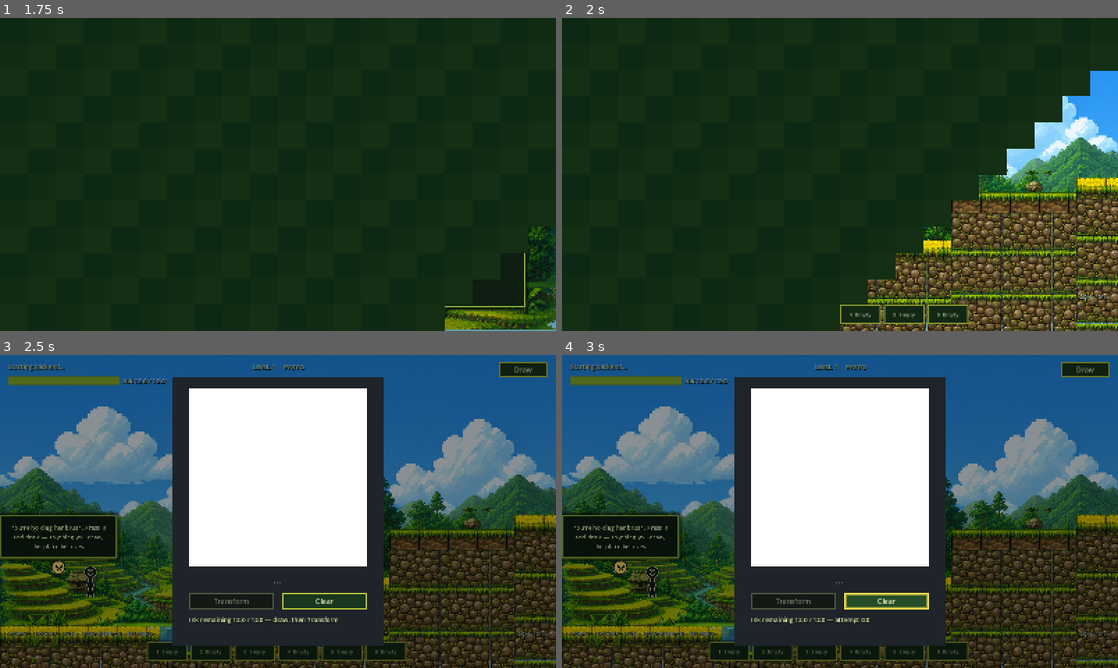
Above: before the commit, frames 1-4 (two rows, left to right).
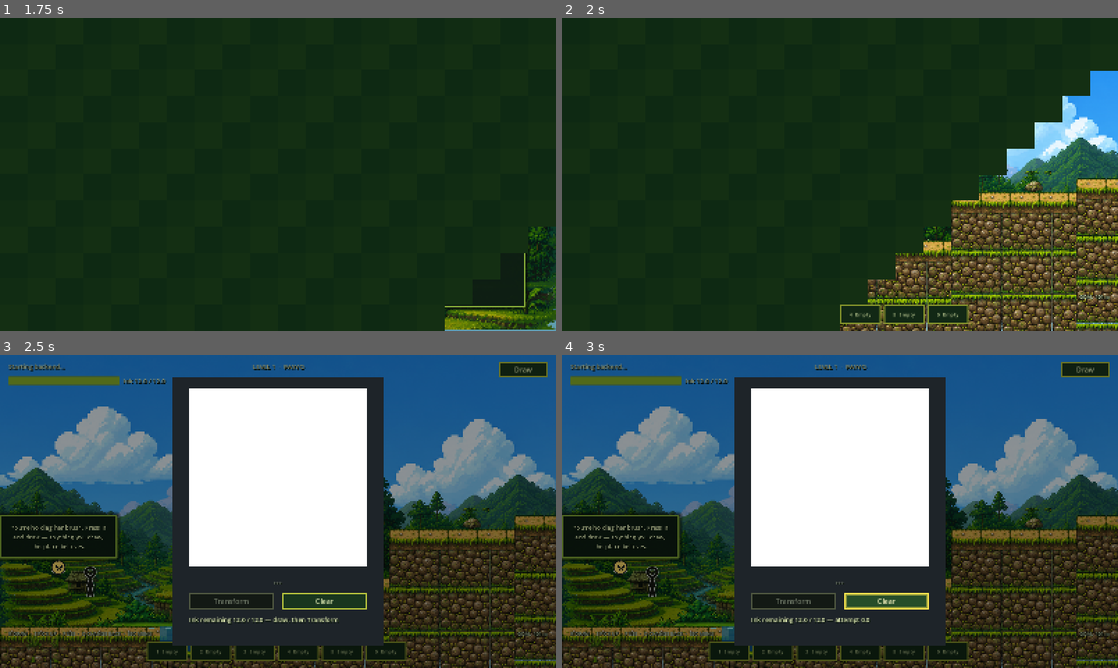
Above: after the commit, the same moments.

Repository: hyuuuan/OBRA
Game: Godot game, scene res://ui/main_menu.tscn
The game is run twice, just before and just after one commit, with the same random seed, the same clock (stepped at 60 frames per second) and the same inputs.
Inputs (mouse positions are in pixels of both pictures, inside the frame that each line leads up to):
- Up to frame 1 (1.75 s): click "PLAY" at 0.5 s; click "LEVEL 1" at 1.25 s
- Up to frame 2 (2 s): no input
- Up to frame 3 (2.5 s): tap R (redraw) at 2 s; move the mouse to (400, 495) at 2.02 s; hold D (move_right) from 2.03 s (still down); hold E (interact) from 2.03 s (still down); click (400, 495) at 2.17 s; tap Space (jump) at 2.27 s
- Up to frame 4 (3 s): tap Space (jump) at 2.57 s; release D (move_right) at 2.75 s; release E (interact) at 2.75 s; click "Clear" at 2.75 s

Frame 1 is identical in both runs. In frame 2, 3.4% of the frame differs, in the area x 60-100%, y 38-78%; in frame 3, 3.0%; in frame 4, 3.0%.

Commit message:
Separate the ground you walk on from the picture behind it
"The assets on the platform are not that visible since they camouflage to the
background." They were: the gameplay plane was built from the same rice and
grass tiles as the painted scenery, at the same brightness, so the ground you
can stand on and the ground you cannot were indistinguishable.

Two changes, and they work together.

The surfaces the player walks along now use the atlas's packed-earth path
material -- a full set of edge tiles that had never been referenced by anything.
Tan against green reads instantly, and a worn path along a terrace is what is
actually there in Banaue. The paddy floors and the gorge ledges stay stone: they
are not the path, they are what you wade across and cling to.

And the parallax steps back. Each layer now darkens and leans toward the sky
with distance instead of running at nearly full strength, so distance reads as
distance rather than as more terrain. The gameplay plane is the only thing left
at full brightness, which is what makes it findable at a glance.

Diff:
--- a/game/levels/level_1/level_1_environment.tscn
+++ b/game/levels/level_1/level_1_environment.tscn
@@ -133,7 +133,7 @@
 texture = SubResource("Atlas_sky")
 
 [node name="FarMountainLayer" type="Node2D" parent="." unique_id=615819855]
-modulate = Color(0.9, 0.96, 1, 1)
+modulate = Color(0.66, 0.76, 0.92, 1)
 z_index = -100
 script = ExtResource("3_depth")
 depth = 8.0
@@ -146,7 +146,7 @@
 texture = SubResource("Atlas_far")
 
 [node name="GreenMountainLayer" type="Node2D" parent="." unique_id=1234888788]
-modulate = Color(0.87, 0.94, 0.82, 1)
+modulate = Color(0.6, 0.72, 0.76, 1)
 z_index = -80
 script = ExtResource("3_depth")
 depth = 5.0
@@ -164,7 +164,7 @@
 texture = SubResource("Atlas_green")
 
 [node name="TerraceVistaLayer" type="Node2D" parent="." unique_id=1871817744]
-modulate = Color(0.82, 0.91, 0.7, 0.9)
+modulate = Color(0.58, 0.7, 0.62, 0.94)
 z_index = -55
 script = ExtResource("3_depth")
 depth = 3.0
@@ -187,7 +187,7 @@
 texture = SubResource("Atlas_terraces")
 
 [node name="NearSceneryLayer" type="Node2D" parent="." unique_id=252645397]
-modulate = Color(0.82, 0.94, 0.72, 0.84)
+modulate = Color(0.66, 0.78, 0.66, 0.9)
 z_index = -15
 script = ExtResource("3_depth")
 depth = 1.0
@@ -228,7 +228,7 @@
 position = Vector2(0, 560)
 script = ExtResource("5_terrace")
 segment_size = Vector2(480, 120)
-surface_style = 0
+surface_style = 3
 
 [node name="LowerPaddyFloor" type="StaticBody2D" parent="GameplayPlane/Terrain" unique_id=1153780803]
 position = Vector2(480, 632)
@@ -240,29 +240,31 @@
 position = Vector2(640, 560)
 script = ExtResource("5_terrace")
 segment_size = Vector2(120, 120)
-surface_style = 0
+surface_style = 3
 
 [node name="Terrace1" type="StaticBody2D" parent="GameplayPlane/Terrain" unique_id=414892212]
 position = Vector2(760, 420)
 script = ExtResource("5_terrace")
 segment_size = Vector2(360, 260)
-surface_style = 0
+surface_style = 3
 
 [node name="Terrace2" type="StaticBody2D" parent="GameplayPlane/Terrain" unique_id=1355529605]
 position = Vector2(1120, 280)
 script = ExtResource("5_terrace")
 segment_size = Vector2(360, 400)
+surface_style = 3
 
 [node name="Terrace3" type="StaticBody2D" parent="GameplayPlane/Terrain" unique_id=979666756]
 position = Vector2(1480, 240)
 script = ExtResource("5_terrace")
 segment_size = Vector2(360, 440)
-surface_style = 0
+surface_style = 3
 
 [node name="CentralLeft" type="StaticBody2D" parent="GameplayPlane/Terrain" unique_id=1543895957]
 position = Vector2(1840, 240)
 script = ExtResource("5_terrace")
 segment_size = Vector2(60, 440)
+surface_style = 3
 
 [node name="CentralPaddyFloor" type="StaticBody2D" parent="GameplayPlane/Terrain" unique_id=1699466670]
 position = Vector2(1900, 400)
@@ -274,17 +276,19 @@
 position = Vector2(2200, 240)
 script = ExtResource("5_terrace")
 segment_size = Vector2(200, 440)
+surface_style = 3
 
 [node name="Terrace5" type="StaticBody2D" parent="GameplayPlane/Terrain" unique_id=431271399]
 position = Vector2(2960, 240)
 script = ExtResource("5_terrace")
 segment_size = Vector2(360, 440)
+surface_style = 3
 
 [node name="Overlook" type="StaticBody2D" parent="GameplayPlane/Terrain" unique_id=1246413088]
 position = Vector2(3320, 200)
 script = ExtResource("5_terrace")
 segment_size = Vector2(440, 480)
-surface_style = 0
+surface_style = 3
 
 [node name="Transitions" type="Node2D" parent="GameplayPlane" unique_id=345990059]
 
--- a/game/scripts/terrace_segment_2d.gd
+++ b/game/scripts/terrace_segment_2d.gd
@@ -2,12 +2,20 @@
 extends StaticBody2D
 ## Solid terrace block whose visuals are tiled from the Level 1 texture atlas.
 
-enum SurfaceStyle { RICE, GRASS, STONE }
+## PATH is the surface the player actually walks on. The others are what the terrace is
+## made of; this one is where the feet go, and it exists because the level was unreadable
+## without it: the gameplay plane was built from the same rice and grass tiles as the
+## painted background behind it, so the ground you can stand on and the scenery you cannot
+## were the same colour at the same brightness. Packed earth against green reads instantly,
+## and a worn path along a terrace is what is actually there in Banaue.
+enum SurfaceStyle { RICE, GRASS, STONE, PATH }
 
 const TEXTURE_MAP := preload("res://assets/Level1/texturemap.png")
 const RICE_TOP := Rect2(828, 80, 84, 84)
 const GRASS_TOP := Rect2(828, 209, 84, 84)
 const STONE_TOP := Rect2(828, 343, 84, 86)
+## The packed-earth row of the atlas's edge set, unused until now.
+const PATH_TOP := Rect2(828, 473, 84, 90)
 const MUD_WALL := Rect2(217, 228, 146, 129)
 const STONE_WALL := Rect2(217, 401, 146, 125)
 
@@ -55,6 +63,8 @@
 			top.texture = _atlas(RICE_TOP)
 		SurfaceStyle.STONE:
 			top.texture = _atlas(STONE_TOP)
+		SurfaceStyle.PATH:
+			top.texture = _atlas(PATH_TOP)
 		_:
 			top.texture = _atlas(GRASS_TOP)
 	top.texture_repeat = CanvasItem.TEXTURE_REPEAT_ENABLED
